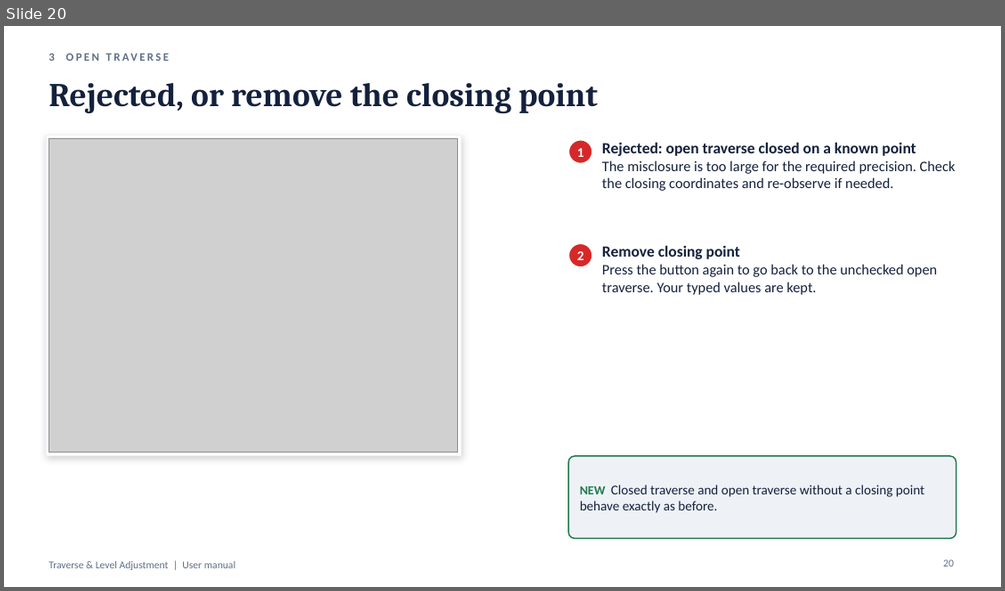
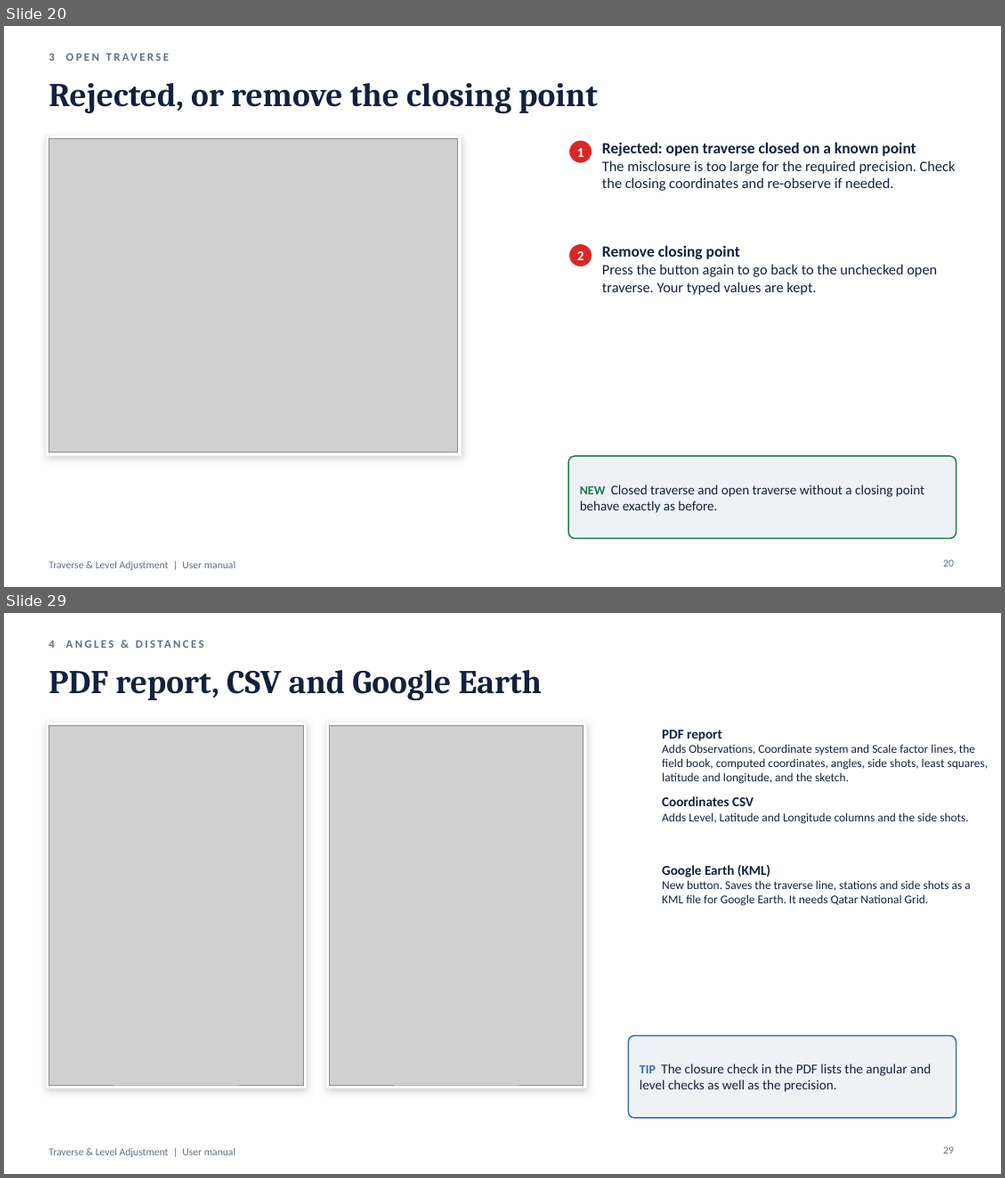
Before and after one commit to Asjad-Mehmood/KML-WEBSITE-, a slide deck: public/traverse/Traverse-Level-User-Manual.pptx. Shown one above the other, each under a label of ours: slide 20 before the commit, slides 20 and 29 after it; the slides between them are not shown. The pictures are 1005x591 and 1005x1178 pixels, drawn with LibreOffice and Linux fonts; fonts in the diff are those of the drawing; grey boxes stand for pictures. Boxes give left, top, right and bottom in pixels: in the first picture for what was removed or moved away, otherwise in the second. Text is boxed around its words. In the diff, an @@ line names an element or a change of style, - is before the commit and + after.

```diff
--- a/public/traverse/Traverse-Level-User-Manual.pptx
+++ b/public/traverse/Traverse-Level-User-Manual.pptx
@@ slide 29 added at [4,613,1001,1174], background #FFFFFF; not listed: 1 template element that a slide beside it also shows @@
@@ text added at [48,640,54,648], 11 pt, text #5F6F86, bold @@
+4 ANGLES & DISTANCES
@@ text added at [48,670,542,701], 32 pt, text #14213D, bold @@
+PDF report, CSV and Google Earth
@@ rectangle added at [46,722,306,1088], fill #FFFFFF, outline #EEF2F7 1 pt @@
@@ picture added at [48,725,303,1085] @@
@@ rectangle added at [326,722,587,1088], fill #FFFFFF, outline #EEF2F7 1 pt @@
@@ picture added at [329,725,583,1085] @@
@@ text added at [662,730,988,784], 11.5 pt, text #14213D @@
+PDF report
+Adds Observations, Coordinate system and Scale factor lines, the field book, computed coordinates, angles, side shots, least squares, latitude and longitude, and the sketch.
@@ text added at [662,796,969,824], 11.5 pt, text #14213D @@
+Coordinates CSV
+Adds Level, Latitude and Longitude columns and the side shots.
@@ text added at [662,865,970,906], 11.5 pt, text #14213D @@
+Google Earth (KML)
+New button. Saves the traverse line, stations and side shots as a KML file for Google Earth. It needs Qatar National Grid.
@@ rounded rectangle added at [629,1036,956,1118], fill #EEF2F7, outline #3A6EA5 1.25 pt @@
@@ text added at [639,1063,930,1092], 13 pt, text #14213D @@
+TIP The closure check in the PDF lists the angular and level checks as well as the precision.
@@ page number added at [943,1146,954,1153], 10 pt, text #5F6F86 @@
+29
```
Also in this commit, not shown: 14 slides changed, 8 other slides added, 22 other files.
